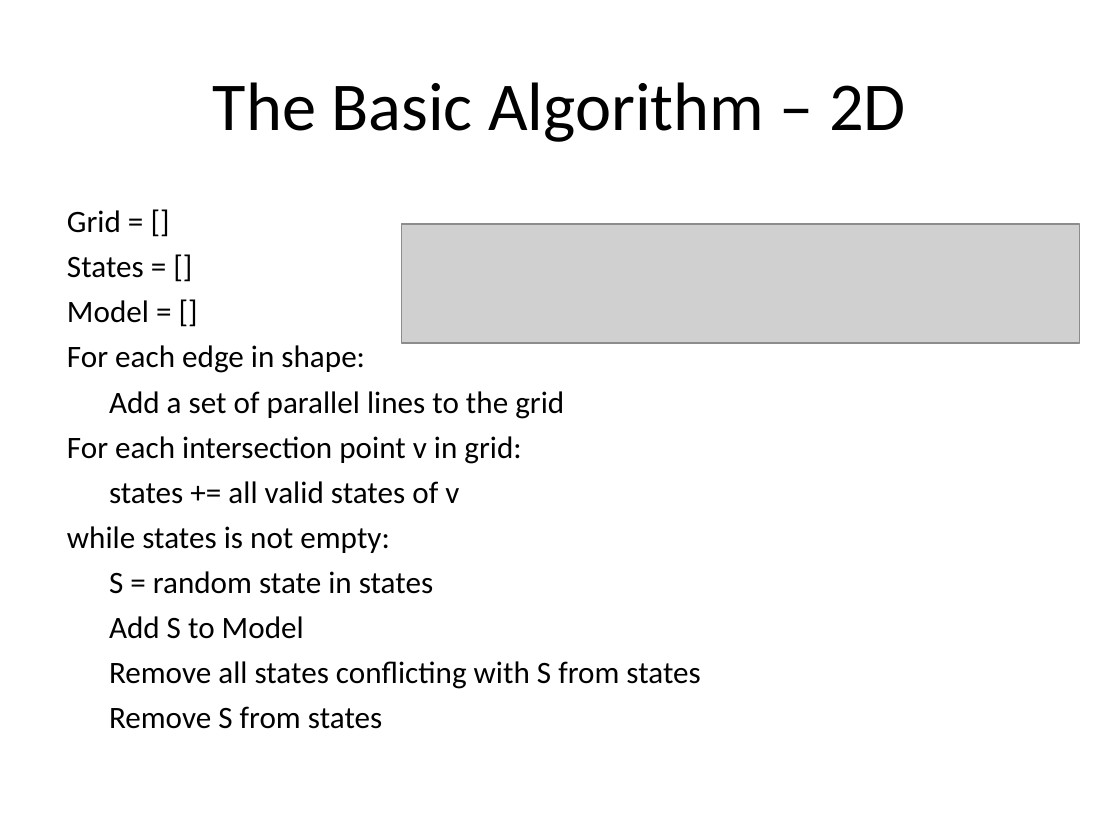
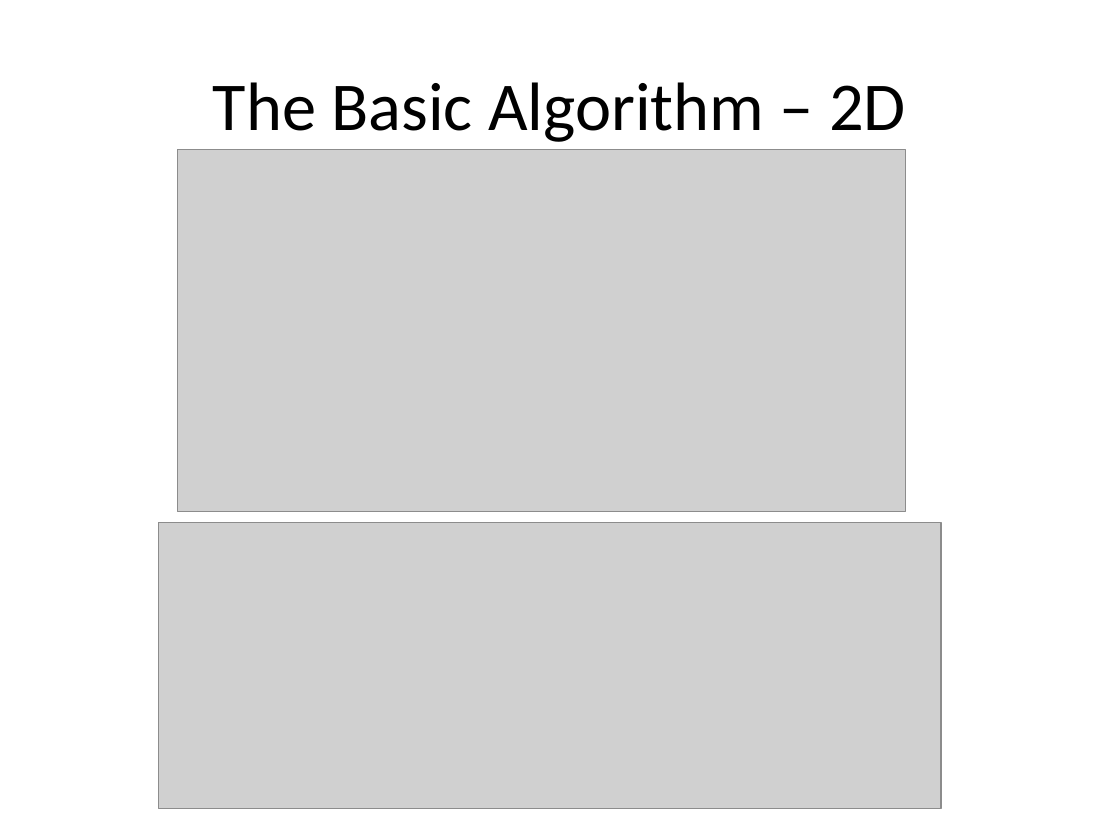
Before and after one commit to reinebold/cs580CMS, a slide deck: slide 5 of Documents/Creating a Procedural City.ppt (slide 4 before the commit). Drawn at 1120x840 pixels with LibreOffice and Linux fonts; fonts in the diff are those of the drawing; grey boxes stand for pictures. Boxes give left, top, right and bottom in pixels: in the first picture for what was removed or moved away, otherwise in the second. Text is boxed around its words. In the diff, an @@ line names an element or a change of style, - is before the commit and + after.

```diff
--- a/Documents/Creating a Procedural City.ppt
+++ b/Documents/Creating a Procedural City.ppt
@@ picture: place and size @@
-picture at [401, 224, 1080, 343]
+picture at [177, 149, 905, 512]
@@ text removed at [67, 210, 700, 729] @@
-Grid = []
-States = []
-Model = []
-For each edge in shape:
-Add a set of parallel lines to the grid
-For each intersection point v in grid:
-states += all valid states of v
-while states is not empty:
-S = random state in states
-Add S to Model
-Remove all states conflicting with S from states
-Remove S from states
@@ picture added at [159, 523, 942, 809] @@
```
Also in this commit, not shown: 8 other slides changed, 5 slides added, 4 slides removed, 1 other file.
